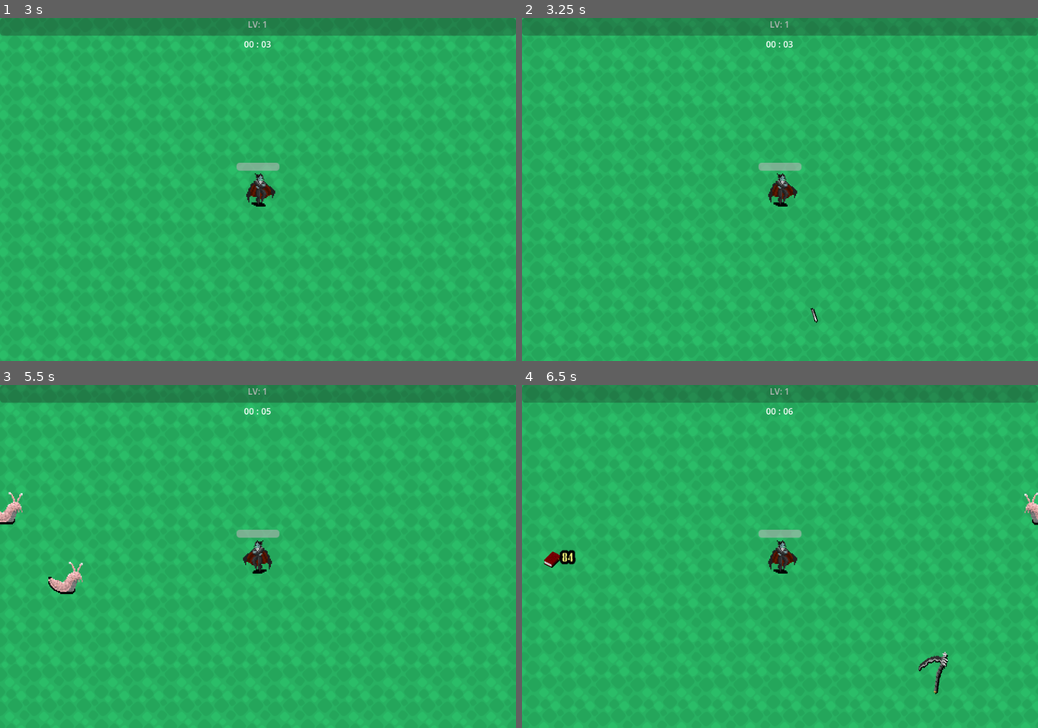
Above: before the commit, frames 1-4 (two rows, left to right).
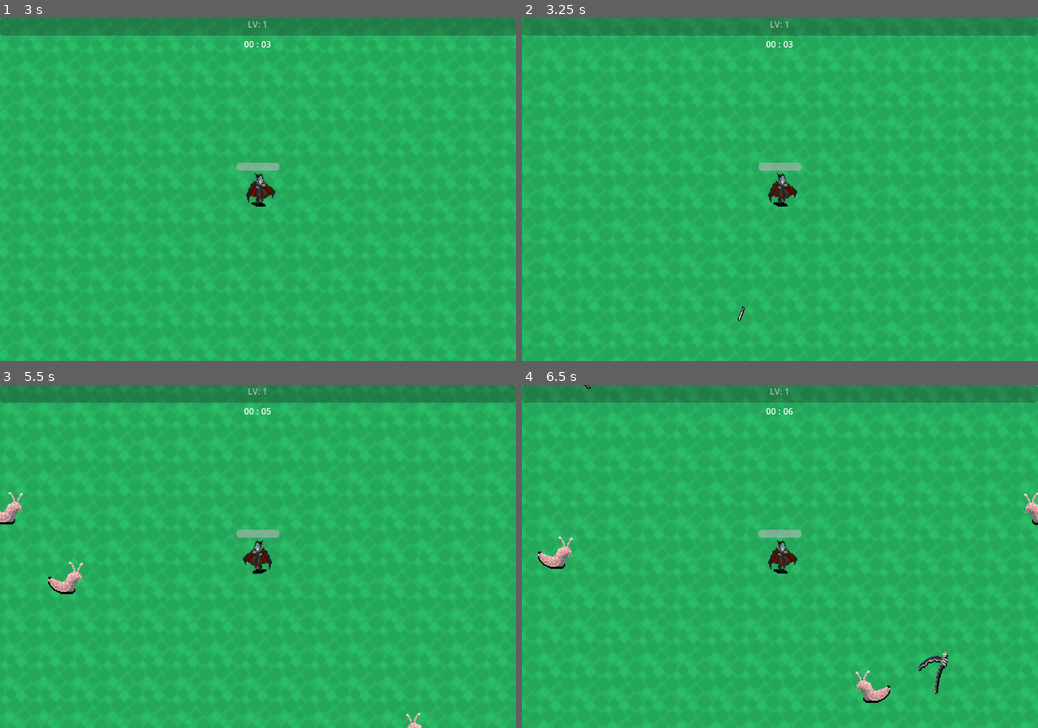
Above: after the commit, the same moments.

Repository: jplind/godot-survivors-prototype
Game: Godot game, scene res://Scenes/main.tscn
Same seed, same stepped clock (60 frames per second), same inputs: the game is played once before the commit and once after it.
Inputs (mouse positions are in pixels of both pictures, inside the frame that each line leads up to):
- Up to frame 1 (3 s): tap Enter at 0.5 s; move the mouse to (371, 172) at 0.52 s; hold D (right) 0.53-1.28 s; move the mouse to (154, 206) at 1.27 s; hold S (down) 1.28-2.03 s; move the mouse to (309, 114) at 2.02 s; hold D (right) 2.03-2.78 s; move the mouse to (232, 258) at 2.77 s; hold W (up) from 2.78 s (still down)
- Up to frame 2 (3.25 s): keep holding W (up)
- Up to frame 3 (5.5 s): move the mouse to (412, 607) at 3.52 s; release W (up) at 3.53 s; hold A (left) 3.53-5.03 s; move the mouse to (103, 505) at 4.27 s; move the mouse to (283, 556) at 5.02 s; hold S (down) from 5.03 s (still down)
- Up to frame 4 (6.5 s): move the mouse to (702, 470) at 5.77 s; release S (down) at 5.78 s; hold D (right) from 5.78 s (still down)

Frame 1 is identical in both runs. In frame 2, less than 0.1% of the frame differs, in the area x 41-58%, y 84-89%; in frame 3, less than 0.1%; in frame 4, 0.7%, in the area x 3-72%, y 0-93%.

Commit message:
Added enemy death effect

Diff:
--- a/project/Enemy/Wraith/enemy_wraith.tscn
+++ b/project/Enemy/Wraith/enemy_wraith.tscn
@@ -10,6 +10,7 @@
 shader = ExtResource("2_yq4iq")
 shader_parameter/flash_opacity = 0.0
 shader_parameter/flash_color = Vector4(1, 1, 1, 1)
+shader_parameter/dissolve_value = 1.0
 
 [sub_resource type="CircleShape2D" id="CircleShape2D_rwv2w"]
 radius = 16.0
--- a/project/Enemy/enemy.gd
+++ b/project/Enemy/enemy.gd
@@ -4,8 +4,10 @@
 var health : int
 var speed : int
 var player
-var stunned : bool = false
+var is_stunned : bool = false
+var is_despawning : bool = false
 var movement_delta
+var despawn_shader : Shader = preload("res://Enemy/eneym_despawn.gdshader")
 @onready var navigation_agent_2d = %NavigationAgent2D
 @onready var stun_timer = %StunTimer
 @onready var sprite = $Sprite2D
@@ -14,29 +16,41 @@
 	health = enemy_data.health
 	speed = enemy_data.speed
 	navigation_agent_2d.max_speed = speed
+	var noise_texture = NoiseTexture2D.new()
+	noise_texture.noise = FastNoiseLite.new()
+	sprite.material.set_shader_parameter("noise", noise_texture)
 
 func _physics_process(delta):
+	if is_stunned or is_despawning:
+		return
 	if position.distance_to(player.position) > 1000:
 		despawn()
-	if stunned:
-		return
 	navigation_agent_2d.target_position = player.position
 	if navigation_agent_2d.is_navigation_finished():
 		return
 	movement_delta = speed * delta
 	navigation_agent_2d.velocity = position.direction_to(navigation_agent_2d.get_next_path_position()) * speed
 	if navigation_agent_2d.velocity.x < -2:
-		$Sprite2D.flip_h = false
+		sprite.flip_h = false
 	elif navigation_agent_2d.velocity.x > 2:
-		$Sprite2D.flip_h = true
+		sprite.flip_h = true
 
 func _on_navigation_agent_2d_velocity_computed(safe_velocity):
-	if stunned:
+	if is_stunned or is_despawning:
 		return
 	position = position.move_toward(position + safe_velocity, movement_delta)
 
 func despawn():
+	is_despawning = true
 	Events.enemy_despawned.emit()
+	var tween = create_tween()
+	tween.tween_property(sprite, "material:shader_parameter/dissolve_value", 0.0, 0.8)
+	tween.set_trans(Tween.TRANS_SINE)
+	tween.play()
+	navigation_agent_2d.queue_free()
+	$HitBox.queue_free()
+	$HurtBox.queue_free()
+	await tween.finished
 	queue_free()
 
 func _on_hurt_box_area_entered(area):
@@ -46,13 +60,14 @@
 	if health <= 0:
 		Events.enemy_died.emit(self)
 		despawn()
-	stunned = true
+		return
+	is_stunned = true
 	stun_timer.start()
 	hit_flash_effect()
 	apply_knockback()
 
 func _on_stun_timer_timeout():
-	stunned = false
+	is_stunned = false
 
 func hit_flash_effect():
 	sprite.material.set_shader_parameter("flash_opacity", 1.0)
--- a/project/Enemy/enemy.gdshader
+++ b/project/Enemy/enemy.gdshader
@@ -3,10 +3,15 @@
 uniform float flash_opacity = 0;
 uniform vec4 flash_color;
 
+uniform sampler2D noise;
+uniform float dissolve_value = 1.0;
+
 void fragment() {
 	vec4 texture_color = texture(TEXTURE, UV);
 	vec3 mixed_color = mix(texture_color.rgb, flash_color.rgb, flash_opacity);
+	float noise_value = texture(noise, UV).r;
+	vec4 color = vec4(mixed_color, texture_color.a);
+	color.a *= floor(dissolve_value + min(0.99, noise_value));
 
-	COLOR.rgb = mixed_color;
-	COLOR.a = texture_color.a;
+	COLOR = color;
 }
--- a/project/Enemy/enemy.tscn
+++ b/project/Enemy/enemy.tscn
@@ -1,14 +1,21 @@
-[gd_scene load_steps=7 format=3 uid="uid://cn1v41nj5v32j"]
+[gd_scene load_steps=9 format=3 uid="uid://cn1v41nj5v32j"]
 
 [ext_resource type="Script" path="res://Enemy/enemy.gd" id="1_7rt6w"]
 [ext_resource type="Shader" path="res://Enemy/enemy.gdshader" id="2_ujgfo"]
 [ext_resource type="Texture2D" uid="uid://cgeclyo3ogfd6" path="res://Enemy/Skull/skull.png" id="3_12tma"]
+
+[sub_resource type="FastNoiseLite" id="FastNoiseLite_di4am"]
+
+[sub_resource type="NoiseTexture2D" id="NoiseTexture2D_pf4e4"]
+noise = SubResource("FastNoiseLite_di4am")
 
 [sub_resource type="ShaderMaterial" id="ShaderMaterial_stl1r"]
 resource_local_to_scene = true
 shader = ExtResource("2_ujgfo")
 shader_parameter/flash_opacity = 0.0
 shader_parameter/flash_color = Vector4(1, 1, 1, 1)
+shader_parameter/dissolve_value = 1.0
+shader_parameter/noise = SubResource("NoiseTexture2D_pf4e4")
 
 [sub_resource type="CircleShape2D" id="CircleShape2D_wntgq"]
 radius = 20.0
--- /dev/null
+++ b/project/Enemy/eneym_despawn.gdshader
@@ -0,0 +1,12 @@
+shader_type canvas_item;
+
+uniform sampler2D noise;
+uniform float dissolve_value;
+
+void fragment(){
+	vec4 noise_texture = texture(noise, UV);
+	vec4 mainTex = texture(TEXTURE, UV);
+	float noise_value = texture(noise, UV).r;
+	mainTex.a *= floor(dissolve_value + min(0.99, noise_value));
+	COLOR = mainTex;
+}
--- a/project/Scripts/player.gd
+++ b/project/Scripts/player.gd
@@ -14,6 +14,7 @@
 	Events.battle_started.connect(on_battle_started)
 	Events.fruit_picked.connect(on_fruit_picked)
 	health = HEALTH_MAX
+	health_bar.max_value = HEALTH_MAX
 	update_health_bar()
 
 func get_input():
--- a/project/Weapon/Needle/weapon_needle.gd
+++ b/project/Weapon/Needle/weapon_needle.gd
@@ -1,7 +1,7 @@
 extends Weapon
 
-var attack_spread : float = 15
-var closest_enemies : Array[Node]
+var attack_spread : float = 10
+#var closest_enemies : Array[Node]
 
 func launch_attack():
 	var attack : Attack = attack_scene.instantiate()
@@ -11,10 +11,10 @@
 		#if player.position.distance_squared_to(enemy.position) < player.position.distance_squared_to(closest_enemy.position):
 			#closest_enemy = enemy
 	#attack.direction = player.position.direction_to(closest_enemy.position)
-	#attack.direction = player.global_position.direction_to(get_global_mouse_position())
-	closest_enemies = get_tree().get_nodes_in_group("enemies")
-	closest_enemies.sort_custom(sort_closest)
-	attack.direction = player.position.direction_to(closest_enemies.pop_front().position)
+	attack.direction = player.global_position.direction_to(get_global_mouse_position())
+	#closest_enemies = get_tree().get_nodes_in_group("enemies")
+	#closest_enemies.sort_custom(sort_closest)
+	#attack.direction = player.position.direction_to(closest_enemies.pop_front().position)
 	launched_attacks.add_child(attack)
 	if weapon_data.quantity.value > 1:
 		chain_timer.start()
@@ -27,13 +27,14 @@
 		return false
 
 func launch_chain_attack():
+	#if closest_enemies.size() == 0:
+		#return
+	#if not is_instance_valid(closest_enemies[0]):
+		#return
 	var attack : Attack = attack_scene.instantiate()
 	attack.position = player.position
-	if closest_enemies.size() == 0:
-		return
-	if not is_instance_valid(closest_enemies[0]):
-		return
-	var direction = player.position.direction_to(closest_enemies.pop_front().position)
+	var direction = player.global_position.direction_to(get_global_mouse_position())
+	#var direction = player.position.direction_to(closest_enemies.pop_front().position)
 	#var closest_enemy : Enemy = get_tree().get_nodes_in_group("enemies").pick_random()
 	#for enemy in get_tree().get_nodes_in_group("enemies"):
 		#if player.position.distance_squared_to(enemy.position) < player.position.distance_squared_to(closest_enemy.position):
